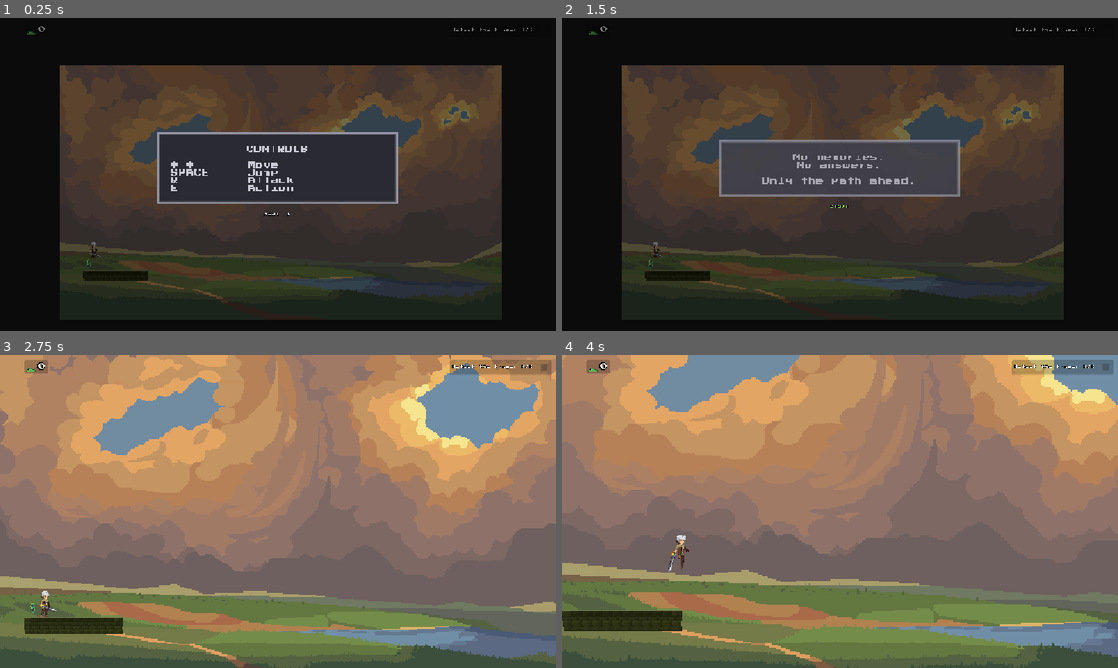
Above: before the commit, frames 1-4 (two rows, left to right).
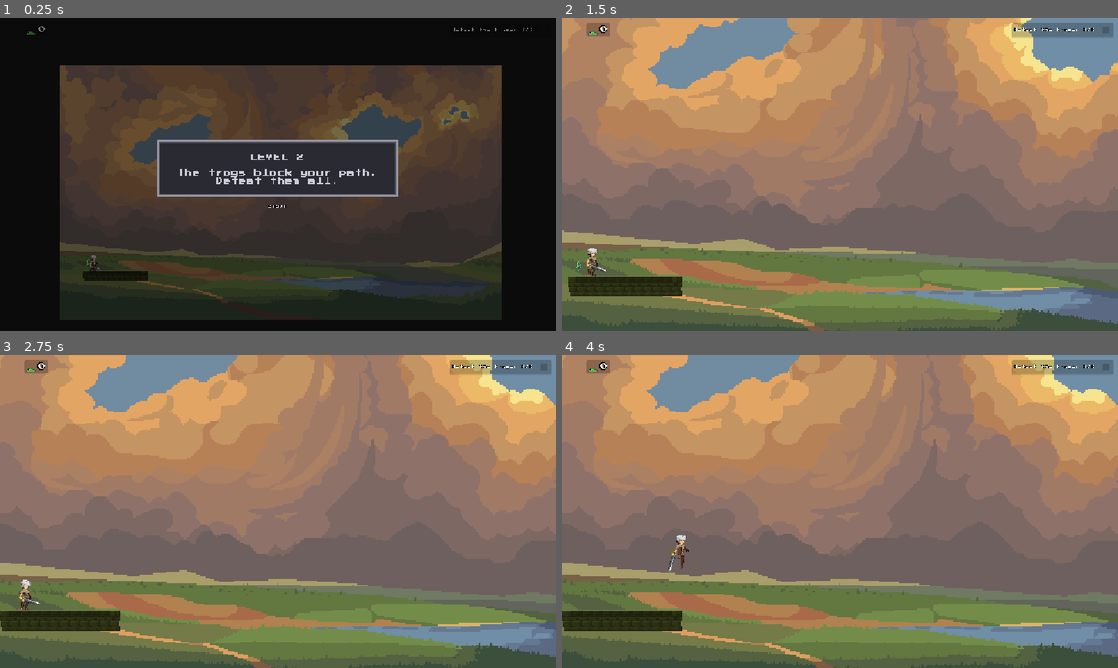
Above: after the commit, the same moments.

Repository: FoxerBN/samurai-revenge
Game: Godot game, scene res://scenes/levels/level_2.tscn
Same seed, same stepped clock (60 frames per second), same inputs: the game is played once before the commit and once after it. This scene is started directly instead of the project's main scene. Sound files missing from this copy of the repository are replaced by a short silence.
Inputs (mouse positions are in pixels of both pictures, inside the frame that each line leads up to):
- Up to frame 1 (0.25 s): no input
- Up to frame 2 (1.5 s): click "NEXT ▶" (after the commit: "START") at 0.5 s; click (840, 205) at 1.25 s, where only the run before the commit has a clickable "NEXT ▶"
- Up to frame 3 (2.75 s): click (278, 542) at 2 s, where only the run before the commit has a clickable "START"
- Up to frame 4 (4 s): tap Enter (ui_accept) at 2.75, 3.02, 3.77 s; hold Right (ui_right) from 2.78 s (still down); tap E (interact) at 2.85, 3.6 s

The runs differ from the first frame. In frame 1, 3.5% of the frame differs, in the area x 16-72%, y 36-81%; in frame 2, 99%, in the area x 0-100%, y 0-100%; in frame 3, 41%; in frame 4, nothing differs.

Commit message:
Level 2: vlastný intro text (pages override) + zosúladený uid skriptu
Co-Authored-By: Claude Opus 4.8 <noreply@anthropic.com>

Diff:
--- a/scenes/levels/level_2.tscn
+++ b/scenes/levels/level_2.tscn
@@ -79,6 +79,10 @@
 shape = SubResource("RectangleShape2D_g2h2n")
 
 [node name="StoryDialog" parent="." unique_id=272430545 instance=ExtResource("2_g2h2n")]
+pages = PackedStringArray("[center]LEVEL 2
+
+The frogs block your path.
+Defeat them all.[/center]")
 
 [node name="Portal" parent="." unique_id=578555819 instance=ExtResource("4_fiq81")]
 position = Vector2(18, 590)
@@ -88,11 +92,11 @@
 [node name="AnimationPlayer" type="AnimationPlayer" parent="Portal" unique_id=898466980]
 libraries/ = SubResource("AnimationLibrary_ibugp")
 
-[node name="Hud" parent="." instance=ExtResource("6_hud")]
+[node name="Hud" parent="." unique_id=1298953941 instance=ExtResource("6_hud")]
 
-[node name="QuestUI" parent="." instance=ExtResource("7_quest")]
+[node name="QuestUI" parent="." unique_id=2006683170 instance=ExtResource("7_quest")]
 
-[node name="Player" parent="." instance=ExtResource("5_player")]
-position = Vector2(40, 555)
+[node name="Player" parent="." unique_id=885601255 instance=ExtResource("5_player")]
+position = Vector2(40, 594)
 
 [connection signal="finished" from="StoryDialog" to="Player" method="start_game"]
Not shown: 1 places in scenes/levels/level_2.tscn that only renumber resources
Not shown: 1 places in scenes/ui/hint.tscn that only renumber resources
Not shown, changed: scripts/levels/level_2.gd.uid
